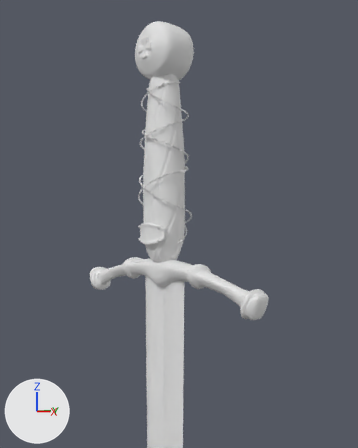
The Blender file sword.blend as it was, and as the next commit left it.
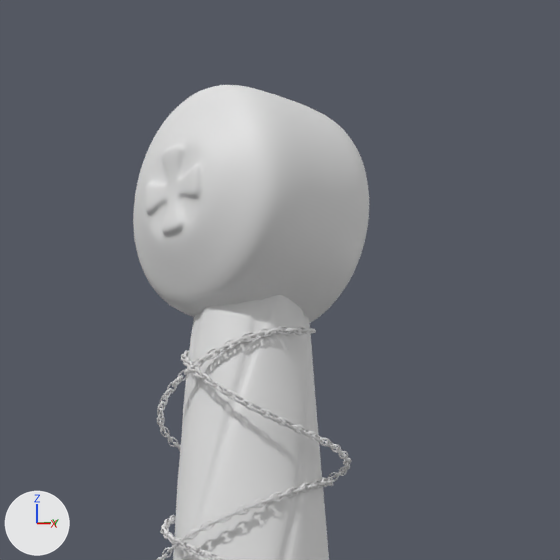
Old and new are each drawn from a 50 mm lens placed at (1.365, -1.21, 4.114), pointed at (0.049, 0.029, 4.067) and again close up on the part from 28% to 67% of the width and 0% to 31% of the height. Every picture has the same lights, and +X, +Y and +Z are marked at lower left.

In view in the first close-up: 'chain.002', 'chain.003', 'handle.001', 'pommel.001'.
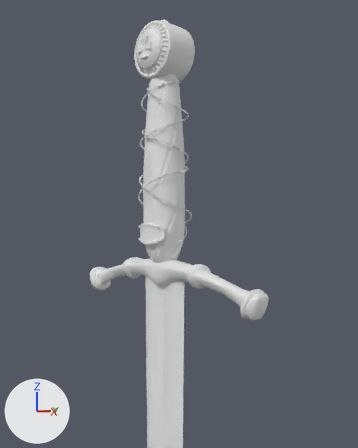
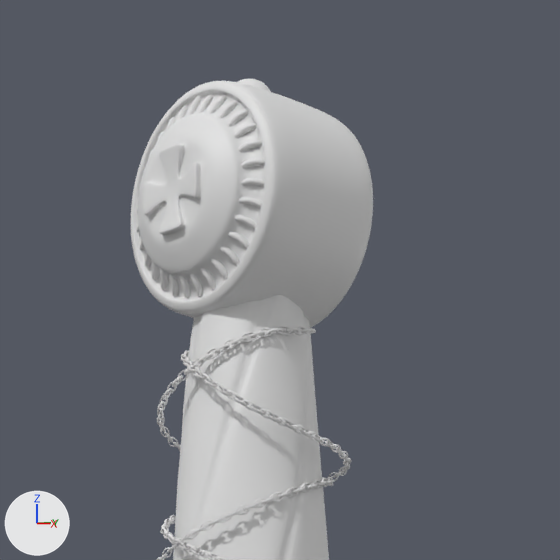
Boxes (x1, y1, x2, y2) around the edits, measured in the close-ups (560 x 560 px):
'pommel.001', reshaped, modifiers changed
    before: (133, 85, 369, 323)
    after: (131, 79, 373, 328)

The change, as a list of edits to the scene's bpy script:
```text
Change me_cylinder_006:
    used by ob_pommel_001; parent = ob_empty_002; location = (0.0, 0.0, 4.688); rotation_euler = (1.571, 0.0, 0.0), in degrees (90, 0, 0)
    remove me_cylinder_006.from_pydata(...)  # 41 vertices, 30 faces; spans x 0.0..0.104, y -0.104..0.0002, z 0.0..0.0953
    add me_cylinder_006.from_pydata(...)  # 680 vertices, 608 faces; spans x -0.104..0.104, y -0.104..0.1171, z 0.0..0.0953
    me_cylinder_006 part 1: 1 vertex moved from x 0.005, y 0.0002, z 0.0904 to x 0.005, y 0.0, z 0.0904; 9 vertices removed from x 0.0..0.0811, y -0.0811..0.0002, z 0.0698..0.0953; 648 vertices added at x -0.104..0.099, y -0.099..0.1171, z 0.0..0.0953
Change ob_pommel_001:
    where _m = ob_pommel_001.modifiers.new('Mirror', 'MIRROR')
    _m.use_axis: (True, True, True) -> (False, False, True)
    add _m.use_clip = True
```
